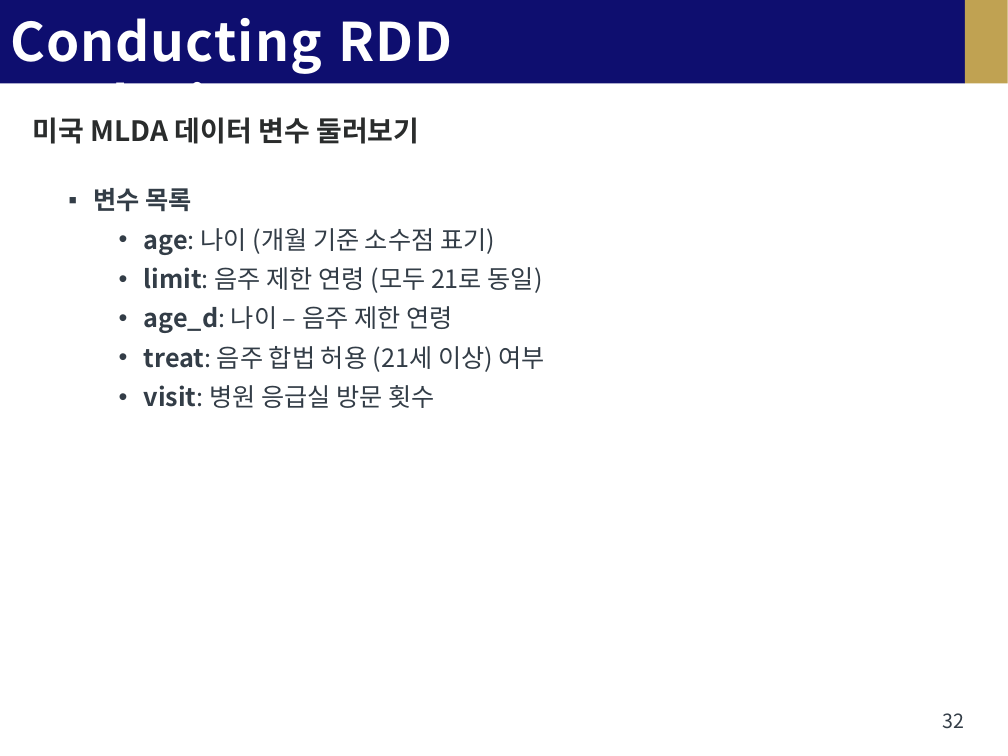
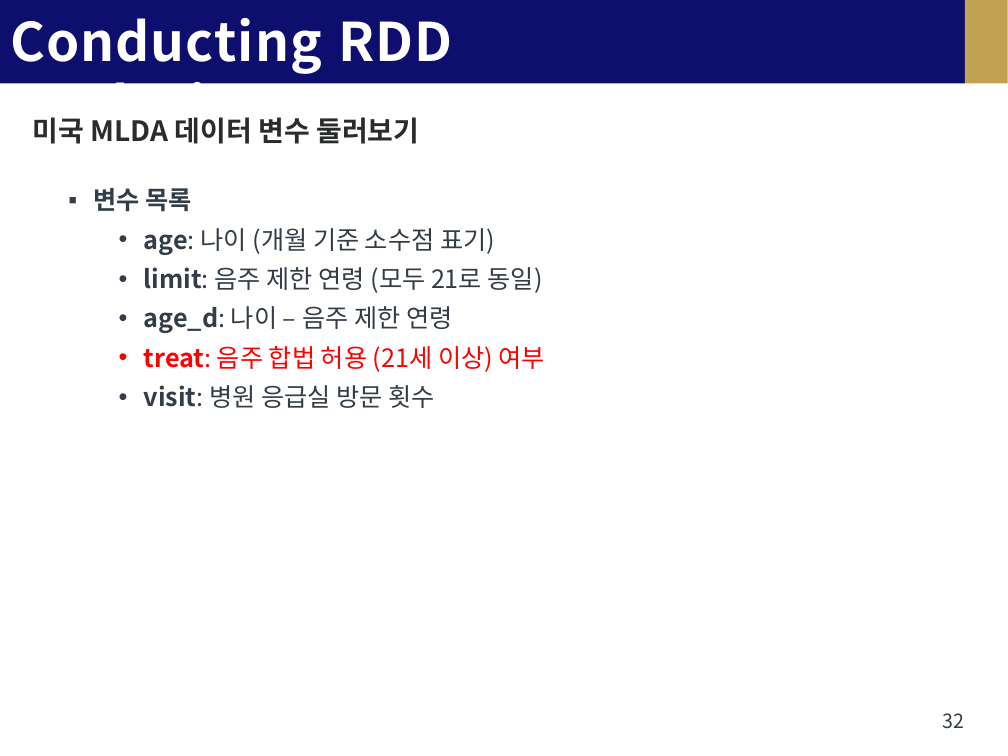
Before and after one commit to 9unu/4-1_School_File, a slide deck: slide 32 of (화,목) 경영 경제 데이터 분석/4_경경데_RDD_2024_full.pptx. Drawn at 1008x756 pixels with LibreOffice and Linux fonts; fonts in the diff are those of the drawing. Boxes give left, top, right and bottom in pixels: in the first picture for what was removed or moved away, otherwise in the second. Text is boxed around its words. In the diff, an @@ line names an element or a change of style, - is before the commit and + after.

```diff
--- a/(화,목) 경영 경제 데이터 분석/4_경경데_RDD_2024_full.pptx
+++ b/(화,목) 경영 경제 데이터 분석/4_경경데_RDD_2024_full.pptx
@@ text at box(144, 346, 545, 372): text colour #333D47 to #FF0000 in "treat: 음주 합법 허용 (21세 이상) 여부" @@
```
Also in this commit, not shown: 12 other slides changed, 7 other files.
